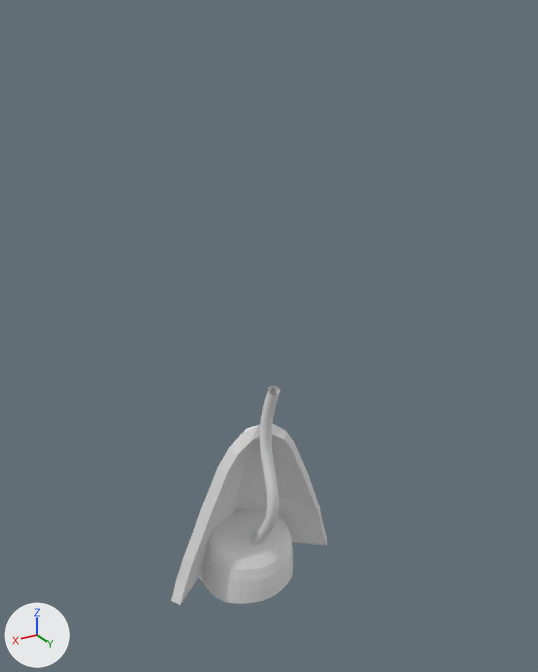
A saved change to the Blender file public/model/eye.blend.
The view is the same before and after, from a 50 mm camera at (8.23, 14.96, 13.67) aimed at (-0.25, 0.83, 6.6). Lighting does not change. The marker at lower left points along +X, +Y and +Z.

Objects in the first picture: 'ear', 'nose', 'tail'.
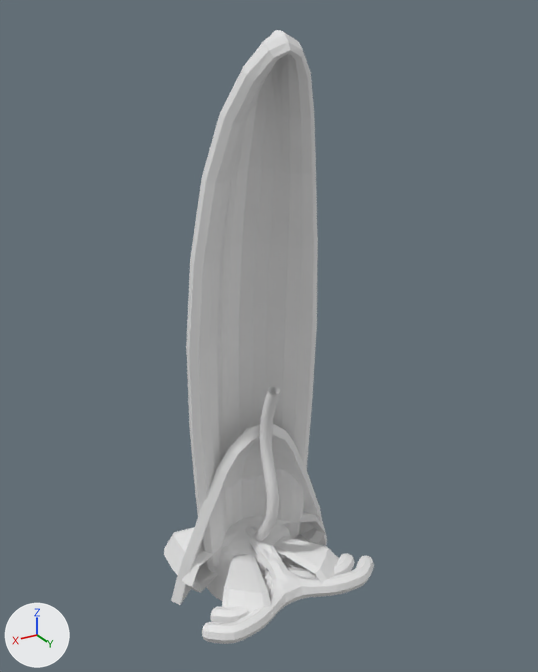
What differs and where, as boxes (x1, y1, x2, y2) in the pictures (538 x 672 px):
'longear', added: after (186, 30, 318, 572)
'ribbon', added: after (164, 512, 339, 614)
'mouse', added: after (202, 526, 374, 644)
'nose', unchanged, covered by the edit: before (199, 508, 293, 604); after (206, 516, 291, 601)

Edits to the bpy script that builds the scene:
```text
Add me_球_005:
    me_球_005.from_pydata([(0.0, 0.06, 0.18), (-2.0, 0.83, 0.75), (0.0, -0.48, 0.18), (-2.0, -1.17, 0.75), (-2.02, 0.83, -0.61), (-2.02, -1.17, -0.61), (0.0, 0.08, 0.14), (-0.67, 2.59, 0.5), (0.0, -0.19, 0.14), (-1.84, 1.71, 0.5), (-0.67, 2.61, -0.36), (-1.84, 1.73, -0.36)], [], [(3, 2, 0, 1), (3, 1, 4, 5), (2, 5, 4, 0), (9, 8, 6, 7), (9, 7, 10, 11), (8, 11, 10, 6)])
Add me_球_004:
    me_球_004.from_pydata([(0.0, 1.07, 0.0), (0.0, -0.38, 0.0), (0.0, -0.38, 0.0), (0.0, 1.07, 0.0), (0.0, 1.42, 0.0), (-1.61, 2.2, 0.0), (-2.14, 1.77, 0.0), (-0.92, 2.05, 0.0)], [(3, 4), (7, 5), (5, 6), (4, 7)], [(1, 3, 0, 2)])
Add me_球_003:
    me_球_003.from_pydata(...)  # 24 vertices, 15 faces; spans x 0.0..2.07, y -0.68..1.83, z -0.44..13.61
Add ob_ribbon:
    ob_ribbon = bpy.data.objects.new('ribbon', me_球_005)
    ob_ribbon.location = (0.0, 0.17, 0.0)
    _vg = ob_ribbon.vertex_groups.new(name='グループ')
    _m = ob_ribbon.modifiers.new('ミラー', 'MIRROR')
    _m.use_clip = True
    _m = ob_ribbon.modifiers.new('ソリッド化', 'SOLIDIFY')
    _m.thickness = 0.53
    _m.offset = 1.0
    _m.vertex_group = 'グループ'
    _m = ob_ribbon.modifiers.new('細分化', 'SUBSURF')
    _m.render_levels = 1
Add ob_mouse:
    ob_mouse = bpy.data.objects.new('mouse', me_球_004)
    ob_mouse.location = (0.0, 0.17, 0.0)
    _vg = ob_mouse.vertex_groups.new(name='グループ')
    _m = ob_mouse.modifiers.new('ミラー', 'MIRROR')
    _m.use_clip = True
    _m = ob_mouse.modifiers.new('ソリッド化', 'SOLIDIFY')
    _m.thickness = 0.53
    _m.offset = 1.0
    _m.vertex_group = 'グループ'
    _m = ob_mouse.modifiers.new('スキン', 'SKIN')
    _m = ob_mouse.modifiers.new('細分化', 'SUBSURF')
    _m.render_levels = 1
Add ob_longear:
    ob_longear = bpy.data.objects.new('longear', me_球_003)
    ob_longear.location = (0.0, 0.17, 0.0)
    _vg = ob_longear.vertex_groups.new(name='グループ')
    for _i, _w in zip([0, 1, 4, 5, 7, 8, 9, 11, 12, 14, 15, 17, 18, 19, 20, 21, 22, 23], [1.0, 1.0, 1.0, 1.0, 1.0, 1.0, 1.0, 1.0, 1.0, 1.0, 1.0, 1.0, 0.5, 0.5, 0.5, 0.5, 0.5, 0.5]): _vg.add([_i], _w, 'REPLACE')
    _m = ob_longear.modifiers.new('ミラー', 'MIRROR')
    _m.use_clip = True
    _m = ob_longear.modifiers.new('ソリッド化', 'SOLIDIFY')
    _m.thickness = 0.53
    _m.offset = 1.0
    _m.vertex_group = 'グループ'
    _m = ob_longear.modifiers.new('細分化', 'SUBSURF')
    _m.render_levels = 1
```
